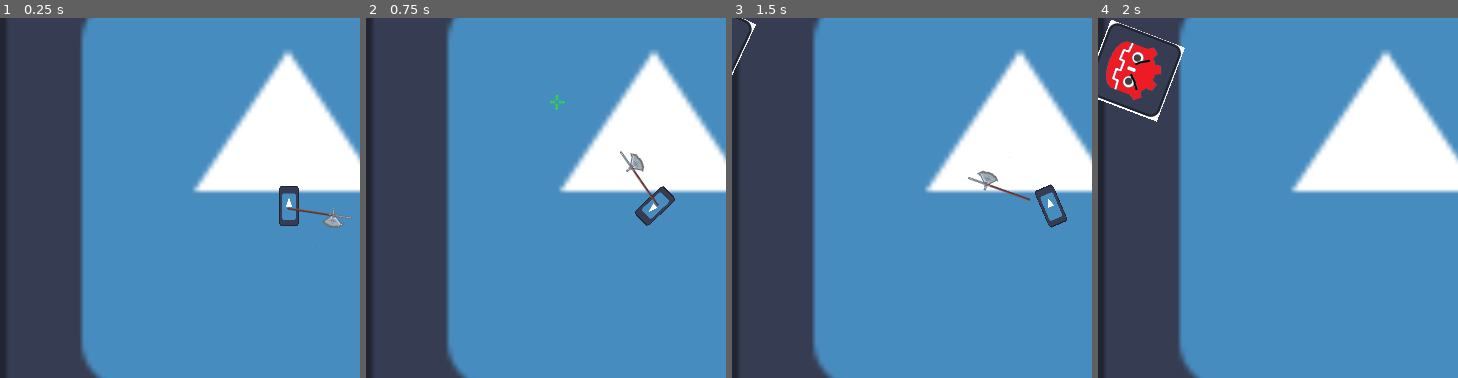
Above: before the commit, frames 1-4 (left to right).
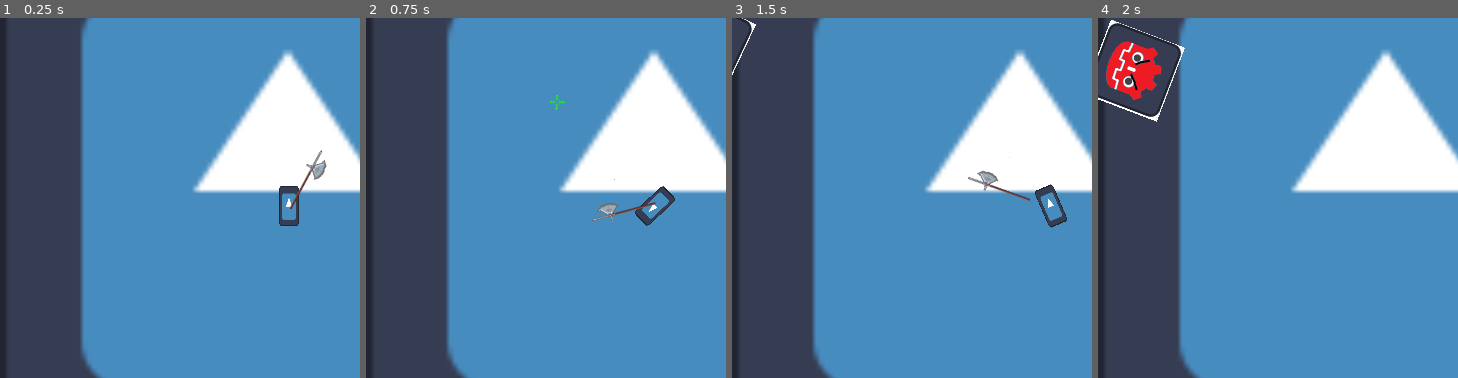
Above: after the commit, the same moments.

Repository: pkettune/halberd_arena
Game: Godot game, scene res://scenes/Main.tscn
Two runs of this game, one before a commit and one after it. Both use one fixed random seed, a clock stepped at 60 frames per second and the inputs below. The engine's default icon, where the game draws it, is replaced by a stand-in: a white triangle on a blue panel in a dark square.
Inputs (mouse positions are % of the whole screen's width and height, from its top left):
- Up to frame 1 (0.25 s): no input
- Up to frame 2 (0.75 s): click (1, 1) at 0.5 s
- Up to frame 3 (1.5 s): move the mouse to (72, 45) at 1.27 s; press the mouse at (72, 45) at 1.28 s; hold D (right) from 1.28 s (still down)
- Up to frame 4 (2 s): keep holding D (right); right-click (72, 45) at 1.55 s
The pictures show only the part of the screen within x 10-60%, y 27-77%; the shares and areas given below are measured in that part.

The runs differ from the first frame. In frame 1, 0.6% of the frame differs, in the area x 79-98%, y 36-64%; in frame 2, 0.6%, in the area x 62-82%, y 36-57%; in frame 3, nothing differs; in frame 4, nothing differs.

Commit message:
separate hitboxes

Diff:
--- a/project.godot
+++ b/project.godot
@@ -14,10 +14,6 @@
 run/main_scene="res://scenes/Main.tscn"
 config/features=PackedStringArray("4.1", "Mobile")
 config/icon="res://pictures/icon.svg"
-
-[debug]
-
-gdscript/warnings/unused_parameter=0
 
 [display]
 
--- a/scenes/Main.tscn
+++ b/scenes/Main.tscn
@@ -1,11 +1,12 @@
-[gd_scene load_steps=7 format=3 uid="uid://debpemh102rl1"]
+[gd_scene load_steps=8 format=3 uid="uid://debpemh102rl1"]
 
 [ext_resource type="Script" path="res://scripts/globals.gd" id="1_3pofc"]
 [ext_resource type="PackedScene" uid="uid://bfj64ghpbakjs" path="res://scenes/arena.tscn" id="1_y0b0d"]
 [ext_resource type="PackedScene" uid="uid://bss165o1gdb1g" path="res://scenes/player.tscn" id="2_8axoe"]
 [ext_resource type="PackedScene" uid="uid://ds7ysl744osi7" path="res://scenes/HUD.tscn" id="3_exrj4"]
-[ext_resource type="PackedScene" uid="uid://7rotx6sj06c6" path="res://scenes/weapon.tscn" id="5_67alg"]
+[ext_resource type="PackedScene" uid="uid://bwiw1yylos4gw" path="res://scenes/weapon.tscn" id="5_67alg"]
 [ext_resource type="PackedScene" uid="uid://chcc0esdq1u3j" path="res://scenes/projectile.tscn" id="5_teihn"]
+[ext_resource type="PackedScene" uid="uid://cgqmq6n48ndpq" path="res://scenes/enemy.tscn" id="7_wuif2"]
 
 [node name="Main" type="Node2D"]
 script = ExtResource("1_3pofc")
@@ -20,3 +21,6 @@
 [node name="Weapon" parent="Player" instance=ExtResource("5_67alg")]
 
 [node name="Projectile" parent="." instance=ExtResource("5_teihn")]
+
+[node name="Enemy" parent="." instance=ExtResource("7_wuif2")]
+visible = false
--- a/scenes/enemy.tscn
+++ b/scenes/enemy.tscn
@@ -1,9 +1,8 @@
-[gd_scene load_steps=9 format=3 uid="uid://cgqmq6n48ndpq"]
+[gd_scene load_steps=8 format=3 uid="uid://cgqmq6n48ndpq"]
 
 [ext_resource type="Script" path="res://scripts/enemy.gd" id="1_o80ey"]
 [ext_resource type="Script" path="res://scripts/Hurtbox.gd" id="3_tfr72"]
 [ext_resource type="Texture2D" uid="uid://mglti6ybt4m4" path="res://pictures/enemy_damage_sheet.png" id="4_2n0up"]
-[ext_resource type="Texture2D" uid="uid://db1k5a0cer6fg" path="res://pictures/enemy_die_text.png" id="4_hpli6"]
 
 [sub_resource type="AtlasTexture" id="AtlasTexture_ptoty"]
 atlas = ExtResource("4_2n0up")
@@ -31,12 +30,12 @@
 }]
 
 [sub_resource type="RectangleShape2D" id="RectangleShape2D_in4ph"]
-size = Vector2(8.63636, 10)
+size = Vector2(9.77272, 10)
 
 [node name="Enemy" type="CharacterBody2D"]
 scale = Vector2(3, 3)
 collision_layer = 4
-collision_mask = 19
+collision_mask = 17
 script = ExtResource("1_o80ey")
 speed = 140
 
@@ -54,22 +53,15 @@
 script = ExtResource("3_tfr72")
 
 [node name="CollisionShape2D" type="CollisionShape2D" parent="AnimatedSprite2D/Hurtbox"]
-position = Vector2(-31.975, -31)
+position = Vector2(-31.975, -29.75)
 rotation = 1.5708
 scale = Vector2(2.2, 2.2)
 shape = SubResource("RectangleShape2D_in4ph")
 
-[node name="DyingText" type="Sprite2D" parent="."]
-visible = false
-position = Vector2(0, -6.55)
-scale = Vector2(0.2, 0.2)
-texture = ExtResource("4_hpli6")
-hframes = 3
-
 [node name="CollisionShape2D2" type="CollisionShape2D" parent="."]
-position = Vector2(0.333333, -1.50463e-36)
+position = Vector2(-0.249995, 0.0249888)
+rotation = -3.14159
 scale = Vector2(2.2, 2.2)
 shape = SubResource("RectangleShape2D_in4ph")
 
-[connection signal="area_entered" from="AnimatedSprite2D/Hurtbox" to="." method="_on_hurtbox_area_entered"]
 [connection signal="area_entered" from="AnimatedSprite2D/Hurtbox" to="AnimatedSprite2D/Hurtbox" method="_on_area_entered"]
--- a/scenes/projectile.tscn
+++ b/scenes/projectile.tscn
@@ -2,7 +2,7 @@
 
 [ext_resource type="Script" path="res://scripts/projectile.gd" id="1_vhnxs"]
 [ext_resource type="Texture2D" uid="uid://bcgadixvfrpv" path="res://pictures/aurinkoon3.png" id="2_506mh"]
-[ext_resource type="Script" path="res://scripts/hitbox.gd" id="2_oute2"]
+[ext_resource type="Script" path="res://scripts/projectile_hitbox.gd" id="3_df8ya"]
 
 [sub_resource type="CapsuleShape2D" id="CapsuleShape2D_tvkbn"]
 radius = 2.11649
@@ -21,8 +21,7 @@
 rotation = 1.5708
 collision_layer = 16
 collision_mask = 32
-script = ExtResource("2_oute2")
-damage = null
+script = ExtResource("3_df8ya")
 
 [node name="CollisionShape2D" type="CollisionShape2D" parent="HitBox"]
 position = Vector2(-0.109347, 0.398274)
--- a/scenes/weapon.tscn
+++ b/scenes/weapon.tscn
@@ -1,8 +1,8 @@
-[gd_scene load_steps=11 format=3 uid="uid://7rotx6sj06c6"]
+[gd_scene load_steps=10 format=3 uid="uid://bwiw1yylos4gw"]
 
 [ext_resource type="Script" path="res://scripts/weapon.gd" id="1_vd6j2"]
 [ext_resource type="Texture2D" uid="uid://cbhu528f3l6kg" path="res://pictures/aurinkoon2.png" id="2_bj3mr"]
-[ext_resource type="Script" path="res://scripts/hitbox.gd" id="3_yj8vd"]
+[ext_resource type="Script" path="res://scripts/melee_hitbox.gd" id="3_okgc3"]
 [ext_resource type="AudioStream" uid="uid://cv3nr35j7m0hu" path="res://sounds/bling3.wav" id="4_u4piw"]
 
 [sub_resource type="CapsuleShape2D" id="CapsuleShape2D_7d643"]
@@ -100,20 +100,9 @@
 "power_up": SubResource("Animation_g840r")
 }
 
-[sub_resource type="GDScript" id="GDScript_uxfir"]
-script/source = "extends AnimationPlayer
-
-var anim_speed_scale: float = 1.0
-
-func _process(delta):
-	if Input.is_action_pressed(\"throw\"):
-		play(\"power_up\")
-
-"
-
 [node name="Weapon" type="Node2D"]
-position = Vector2(69, -4)
-rotation = 0.935996
+position = Vector2(-8.06975, -6.21569)
+rotation = -0.293723
 script = ExtResource("1_vd6j2")
 
 [node name="Halberd" type="CharacterBody2D" parent="."]
@@ -128,10 +117,9 @@
 
 [node name="HitBox" type="Area2D" parent="Halberd"]
 position = Vector2(9.98409, -6.48296)
-collision_layer = 16
+collision_layer = 0
 collision_mask = 0
-script = ExtResource("3_yj8vd")
-damage = null
+script = ExtResource("3_okgc3")
 
 [node name="CollisionShape2D" type="CollisionShape2D" parent="Halberd/HitBox"]
 position = Vector2(27.7878, -20.9499)
@@ -144,7 +132,6 @@
 libraries = {
 "": SubResource("AnimationLibrary_vxikn")
 }
-script = SubResource("GDScript_uxfir")
 
 [node name="AudioStreamPlayer2D" type="AudioStreamPlayer2D" parent="."]
 position = Vector2(-13.5318, -10.2132)
--- a/scripts/Hurtbox.gd
+++ b/scripts/Hurtbox.gd
@@ -12,7 +12,7 @@
 #func _ready() -> void:
 #	area_entered.connect(_on_area_entered)
 
-func _on_area_entered(hitbox: HBox) -> void:
+func _on_area_entered(hitbox) -> void:
 	if hitbox == null:
 		return
 
--- a/scripts/enemy.gd
+++ b/scripts/enemy.gd
@@ -6,7 +6,6 @@
 
 @onready var player = get_node("/root/Main/Player/")
 @onready var animation := $AnimatedSprite2D
-#@onready var dying_text := $DyingText
 
 @export var speed = 100
 @export var health = 6
@@ -21,17 +20,6 @@
 		look_at(player_position)
 		move_and_slide()
 
-var knockback_dir
-var knockback
-
-func _on_hurtbox_area_entered(area):
-#	enemy.position = lerp(player.position, enemy.position, 1.6)
-	$AnimatedSprite2D.scale.x = 0.18
-	$AnimatedSprite2D.scale.y = 0.18
-	await get_tree().create_timer(0.25).timeout
-	$AnimatedSprite2D.scale.x = 0.20
-	$AnimatedSprite2D.scale.y = 0.20
-
 func take_damage(_damage: int) -> void:
 	health -= _damage
 	if health <= 0:
@@ -40,3 +28,14 @@
 		animation.play("hurt")
 		await get_tree().create_timer(0.3).timeout
 		queue_free()
+
+	$AnimatedSprite2D.scale.x = 0.18
+	$AnimatedSprite2D.scale.y = 0.18
+	await get_tree().create_timer(0.25).timeout
+	$AnimatedSprite2D.scale.x = 0.20
+	$AnimatedSprite2D.scale.y = 0.20
+
+
+
+func _on_weapon_pushback():
+	enemy.position = lerp(player.position, enemy.position, 1.6)
--- a/scripts/hitbox.gd
+++ b/scripts/melee_hitbox.gd
@@ -1,4 +1,4 @@
-class_name HBox
+class_name MeleeHitBox
 extends Area2D
 
 @export var damage := 3
--- a/scripts/player.gd
+++ b/scripts/player.gd
@@ -52,7 +52,7 @@
 	position.x = clamp(position.x, 57, 663)
 	position.y = clamp(position.y, 62, 662)
 
-func _on_player_hurt_box_body_entered(body):
+func _on_player_hurt_box_body_entered(_body):
 	print("oof")
 	$PlayerBody/PlayerSprite.skew = 0.5
 	await get_tree().create_timer(0.25).timeout
--- /dev/null
+++ b/scripts/projectile_hitbox.gd
@@ -0,0 +1,9 @@
+class_name ProjectileHitBox
+extends Area2D
+
+@export var damage := 6
+
+@onready var collision_shape := $CollisionShape2D
+
+func set_disabled(is_disabled: bool) -> void:
+	collision_shape.set_deferred("disabled", is_disabled)
